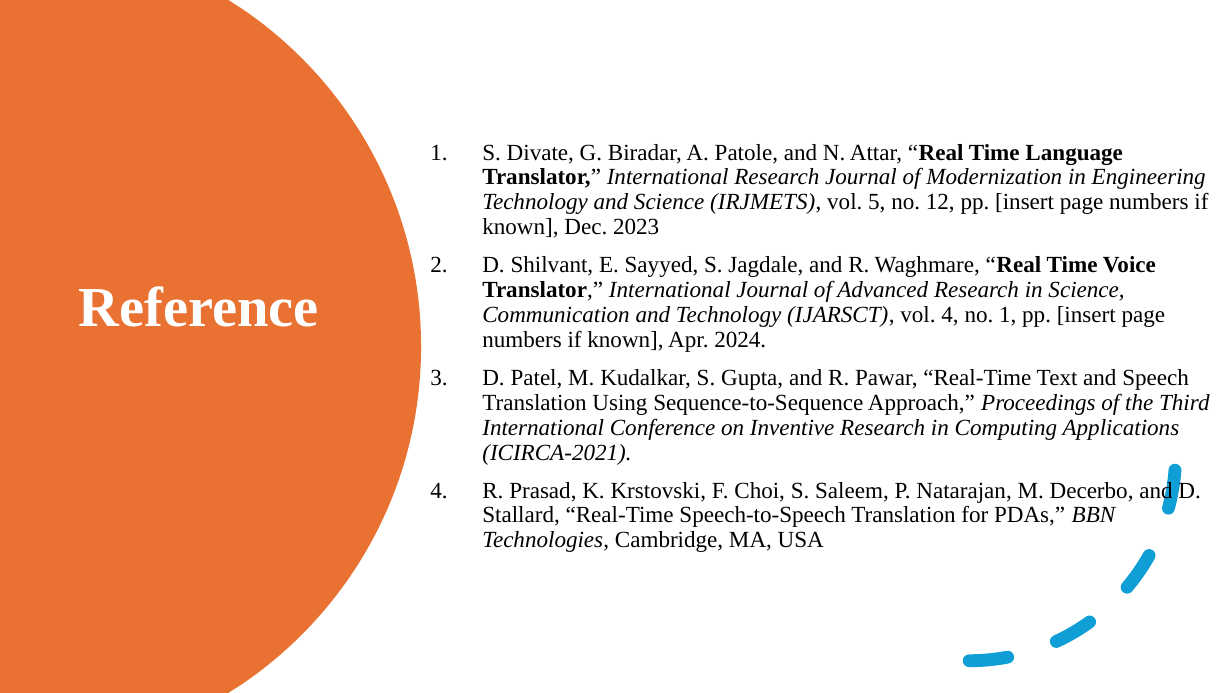
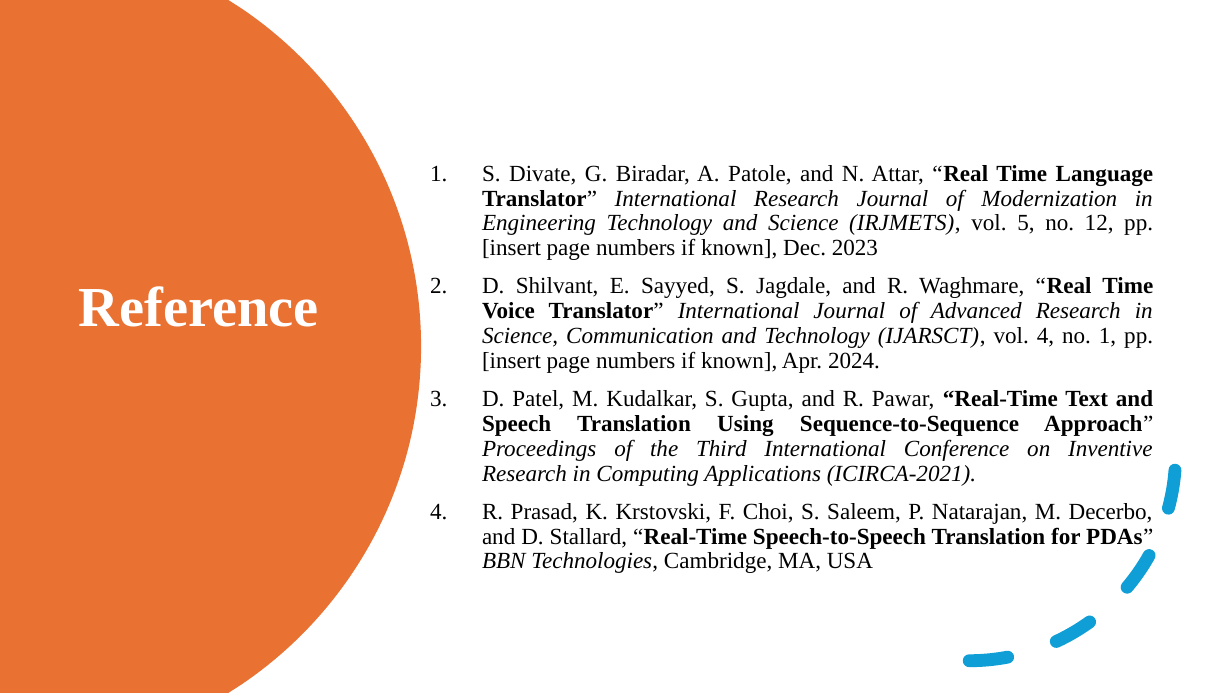
Before and after one commit to sanketbodakhe68/finel-year-projet, a slide deck: slide 13 of PPT/finel ppt.pptx. Drawn at 1232x693 pixels with LibreOffice and Linux fonts; fonts in the diff are those of the drawing. Boxes give left, top, right and bottom in pixels: in the first picture for what was removed or moved away, otherwise in the second. Text is boxed around its words. In the diff, an @@ line names an element or a change of style, - is before the commit and + after.

Commit message:
11/8/2025

```diff
--- a/PPT/finel ppt.pptx
+++ b/PPT/finel ppt.pptx
@@ text at box(482, 165, 1153, 573): text changed @@
-1. S. Divate, G. Biradar, A. Patole, and N. Attar, “Real Time Language Translator,” International Research Journal of Modernization in Engineering Technology and Science (IRJMETS), vol. 5, no. 12, pp. [insert page numbers if known], Dec. 2023
-2. D. Shilvant, E. Sayyed, S. Jagdale, and R. Waghmare, “Real Time Voice Translator,” International Journal of Advanced Research in Science, Communication and Technology (IJARSCT), vol. 4, no. 1, pp. [insert page numbers if known], Apr. 2024.
-3. D. Patel, M. Kudalkar, S. Gupta, and R. Pawar, “Real-Time Text and Speech Translation Using Sequence-to-Sequence Approach,” Proceedings of the Third International Conference on Inventive Research in Computing Applications (ICIRCA-2021).
-4. R. Prasad, K. Krstovski, F. Choi, S. Saleem, P. Natarajan, M. Decerbo, and D. Stallard, “Real-Time Speech-to-Speech Translation for PDAs,” BBN Technologies, Cambridge, MA, USA
+1. S. Divate, G. Biradar, A. Patole, and N. Attar, “Real Time Language Translator” International Research Journal of Modernization in Engineering Technology and Science (IRJMETS), vol. 5, no. 12, pp. [insert page numbers if known], Dec. 2023
+2. D. Shilvant, E. Sayyed, S. Jagdale, and R. Waghmare, “Real Time Voice Translator” International Journal of Advanced Research in Science, Communication and Technology (IJARSCT), vol. 4, no. 1, pp. [insert page numbers if known], Apr. 2024.
+3. D. Patel, M. Kudalkar, S. Gupta, and R. Pawar, “Real-Time Text and Speech Translation Using Sequence-to-Sequence Approach” Proceedings of the Third International Conference on Inventive Research in Computing Applications (ICIRCA-2021).
+4. R. Prasad, K. Krstovski, F. Choi, S. Saleem, P. Natarajan, M. Decerbo, and D. Stallard, “Real-Time Speech-to-Speech Translation for PDAs” BBN Technologies, Cambridge, MA, USA
```
Also in this commit, not shown: 8 other slides changed.
